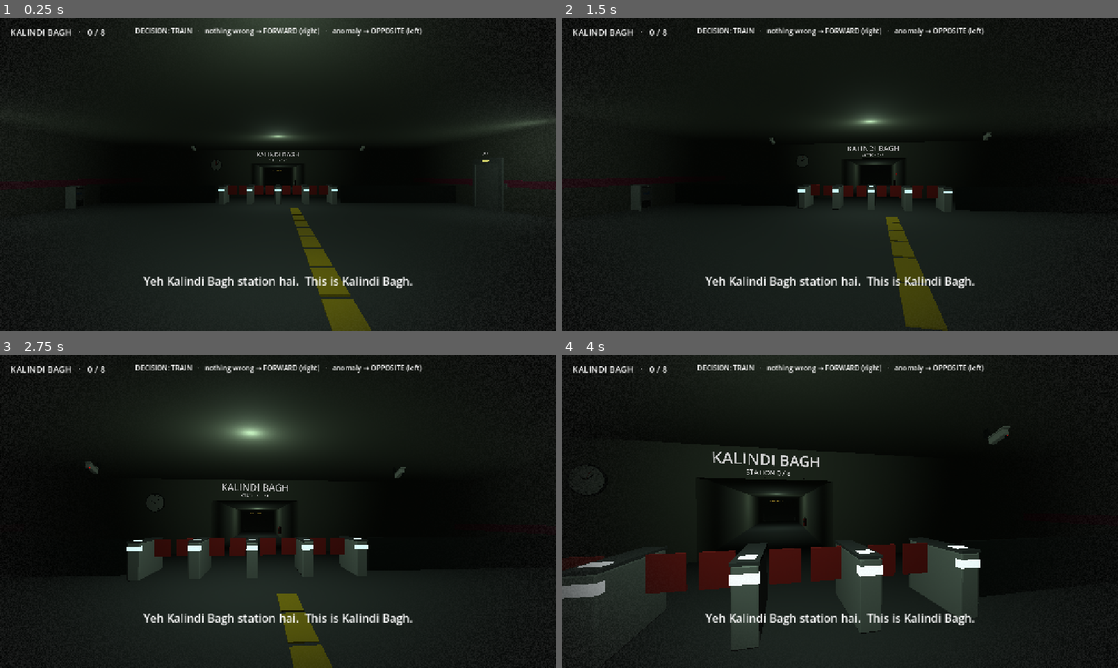
Above: before the commit, frames 1-4 (two rows, left to right).
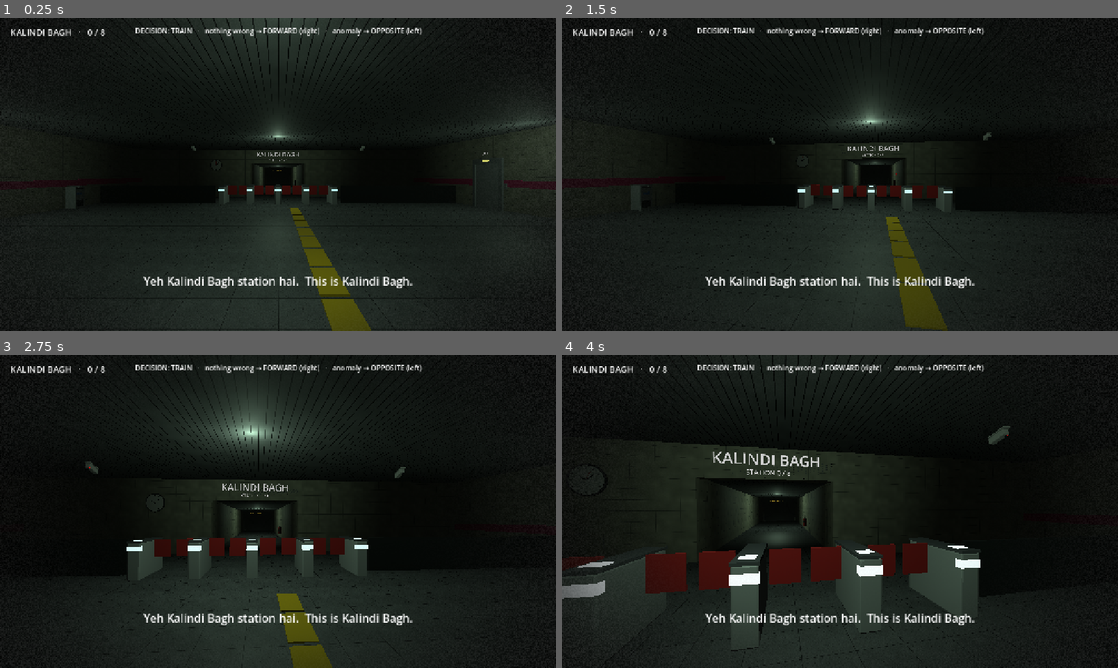
Above: after the commit, the same moments.

Repository: rohanchoudhary5210/Platform-8
Game: Godot game, scene res://game/scenes/gameplay/Game.tscn
Two runs of this game, one before a commit and one after it. Both use one fixed random seed, a clock stepped at 60 frames per second and the inputs below. This scene is started directly instead of the project's main scene.
Inputs (mouse positions are in pixels of both pictures, inside the frame that each line leads up to):
- Up to frame 1 (0.25 s): no input
- Up to frame 2 (1.5 s): tap Enter (ui_accept) at 0.5, 0.77, 1.07 s; move the mouse to (867, 174) at 0.52 s; hold W from 0.53 s (still down); move the mouse to (812, 174) at 1.27 s
- Up to frame 3 (2.75 s): keep holding W; tap Enter (ui_accept) at 1.52, 1.82 s; move the mouse to (289, 505) at 2.02 s
- Up to frame 4 (4 s): keep holding W; move the mouse to (834, 517) at 2.77 s; tap Enter (ui_accept) at 3.02, 3.32, 3.77 s; move the mouse to (878, 514) at 3.52 s

The runs differ from the first frame. In frame 1, 0.9% of the frame differs, in the area x 29-100%, y 0-74%; in frame 2, 0.2%; in frame 3, 0.5%; in frame 4, 0.5%.

Commit message:
Tiled station surfaces and train models from Blender
- art/build_textures.py generates tileable wall, floor, ceiling and
  concrete textures; Station maps them world-space (triplanar) so every
  greybox surface is tiled without new geometry
- Rails in the track pits
- art/build_props.py adds a 20 m coach exterior (doors lined up with
  the platform door, line-colour stripe tinted per station) and a
  coach interior with long benches, poles and grab rails for the ride

Diff:
--- a/game/scripts/platform8/Station.gd
+++ b/game/scripts/platform8/Station.gd
@@ -12,6 +12,8 @@
 const WALL := Color(0.5, 0.5, 0.46)
 const FLOOR := Color(0.32, 0.32, 0.34)
 const DARK := Color(0.12, 0.12, 0.13)
+const CEILING := Color(0.45, 0.45, 0.44)
+const CONCRETE := Color(0.2, 0.2, 0.2)
 const STEEL := Color(0.7, 0.72, 0.75)
 const YELLOW := Color(0.85, 0.7, 0.1)
 const LIGHT_COLOUR := Color(0.82, 1.0, 0.86)  # tired fluorescent tubes
@@ -21,6 +23,14 @@
 const GATE_OPEN_DISTANCE := 2.0
 const FLICKER_LIGHT := "L5"  # the tube over the train doors
 const MODELS := "res://game/assets/models/%s.gltf"  # built by art/build_props.py
+## Tiled surfaces (art/build_textures.py): colour -> [texture, tint]. Each texture covers 1.2 m, mapped world-space.
+const SURFACES := {
+	WALL: ["wall_tile", Color(0.8, 0.8, 0.76)],
+	FLOOR: ["floor_tile", Color(0.75, 0.75, 0.75)],
+	CEILING: ["ceiling", Color(0.7, 0.7, 0.7)],
+	CONCRETE: ["concrete", Color(0.8, 0.8, 0.8)],
+}
+const TILE_METRES := 1.2
 
 var spawn: Marker3D
 var props: Node3D
@@ -38,6 +48,7 @@
 var _esc_offset := 0.0
 var _player: Node3D
 var _second_hand: Node3D
+var _surface_mats := {}
 
 func _ready() -> void:
 	props = _node("Props", self)
@@ -131,7 +142,7 @@
 func _build_concourse() -> void:
 	var g := _node("Concourse", self)
 	_box(g, Vector3(20, 0.5, 20), Vector3(0, -0.25, -10), FLOOR)
-	_box(g, Vector3(20, 0.5, 20), Vector3(0, 3.65, -10), WALL)
+	_box(g, Vector3(20, 0.5, 20), Vector3(0, 3.65, -10), CEILING)
 	_box(g, Vector3(0.5, 4.5, 20), Vector3(-10.25, 2, -10), WALL)
 	_box(g, Vector3(0.5, 4.5, 20), Vector3(10.25, 2, -10), WALL)
 	# Back wall with the exit gap behind the spawn.
@@ -168,7 +179,7 @@
 func _build_passage() -> void:
 	var g := _node("Passage", self)
 	_box(g, Vector3(4, 0.5, 20), Vector3(0, -0.25, -30), FLOOR)
-	_box(props, Vector3(4, 0.5, 20), Vector3(0, 2.75, -30), WALL).name = "PassageCeiling"
+	_box(props, Vector3(4, 0.5, 20), Vector3(0, 2.75, -30), CEILING).name = "PassageCeiling"
 	_box(g, Vector3(0.5, 3.5, 20), Vector3(-2.25, 1.5, -30), WALL)
 	_box(g, Vector3(0.5, 3.5, 20), Vector3(2.25, 1.5, -30), WALL)
 
@@ -177,7 +188,7 @@
 	var tilt := _esc_tilt()
 	var mid := Vector3(0, -ESC_DROP / 2.0, -40 - ESC_RUN / 2.0)
 	_box(g, Vector3(4, 0.5, _esc_length()), mid + Vector3(0, -0.25, 0), Color(0.45, 0.45, 0.47)).rotation.x = tilt
-	_box(g, Vector3(4, 0.5, _esc_length()), mid + Vector3(0, 3.0, 0), WALL).rotation.x = tilt
+	_box(g, Vector3(4, 0.5, _esc_length()), mid + Vector3(0, 3.0, 0), CEILING).rotation.x = tilt
 	for x in [-2.25, 2.25]:
 		_box(g, Vector3(0.5, 4.5, _esc_length()), mid + Vector3(x, 1.75, 0), WALL).rotation.x = tilt
 	_box(g, Vector3(6, 3.5, 0.5), Vector3(0, 4.25, -40.25), WALL)  # seals passage/escalator ceiling seam
@@ -186,7 +197,7 @@
 	var g := _node("Platform", self)
 	var y := -ESC_DROP
 	_box(g, Vector3(8, 0.5, 50), Vector3(0, y - 0.25, -85), FLOOR)
-	_box(g, Vector3(20, 0.5, 50), Vector3(0, y + 3.75, -85), WALL)
+	_box(g, Vector3(20, 0.5, 50), Vector3(0, y + 3.75, -85), CEILING)
 	_box(g, Vector3(20, 6, 0.5), Vector3(0, y + 2, -110.25), WALL)
 	_box(g, Vector3(8, 6, 0.5), Vector3(-6, y + 2, -59.75), WALL)
 	_box(g, Vector3(8, 6, 0.5), Vector3(6, y + 2, -59.75), WALL)
@@ -194,7 +205,9 @@
 	for z in [-95.0, -104.0]:
 		_model("bench", g, "Bench", Vector3(0, y, z), PI / 2, Vector3(0.45, 0.8, 1.7))
 	for side in [-1, 1]:
-		_box(g, Vector3(6, 0.5, 50), Vector3(side * 7, y - 1.75, -85), DARK)
+		_box(g, Vector3(6, 0.5, 50), Vector3(side * 7, y - 1.75, -85), CONCRETE)
+		for rail in [-0.75, 0.75]:
+			_box(g, Vector3(0.08, 0.35, 50), Vector3(side * 7 + rail, y - 1.325, -85), STEEL, false)  # top at coach wheel level
 		_box(g, Vector3(0.5, 7, 50), Vector3(side * 10.25, y + 1.5, -85), WALL)
 		var stripe := _box(g, Vector3(0.05, 0.4, 50), Vector3(side * 9.98, y + 2.5, -85), Color.WHITE, false)
 		stripe.material = _line_mat
@@ -203,8 +216,12 @@
 		_box(g, Vector3(0.2, 2.2, 23), Vector3(side * 4.1, y + 1.1, -98.5), STEEL)
 		_door_fill.append(_box(g, Vector3(0.12, 2.2, 4), Vector3(side * 4.1, y + 1.1, -85), Color(0.55, 0.6, 0.65)))
 		_box(g, Vector3(1.4, 0.5, 4), Vector3(side * 4.8, y - 0.25, -85), FLOOR)
-		# Train body (visual only; the choice fires as soon as you step through the door).
-		_box(g, Vector3(3, 3.6, 40), Vector3(side * 7, y + 0.6, -85), Color(0.78, 0.8, 0.83), false)
+		# Two coaches (visual only; the choice fires as soon as you step through the door).
+		# Coach origin is rail top, floor 1.15 m above it = platform level; a coach door lines up with z = -85.
+		for z in [-77.5, -97.8]:
+			var coach := _model("train_coach", g, "Coach", Vector3(side * 7, y - 1.15, z))
+			for band in coach.find_children("Stripe*", "MeshInstance3D", true, false):
+				band.material_override = _line_mat
 		for z in [-70.0, -100.0]:
 			var pillar := _model("pillar", g, "Pillar", Vector3(side * 2.6, y, z), 0.0, Vector3(0.7, 3.4, 0.7))
 			pillar.scale.y = 3.5 / 3.4  # platform ceiling is a touch higher than the concourse
@@ -312,10 +329,10 @@
 		s.rotation.x = _esc_tilt()
 
 	var boards := _node("TrainBoards", props)
-	var fwd := _label(boards, "", Vector3(5.47, -8.9, -85), -PI / 2, 40)
+	var fwd := _label(boards, "", Vector3(5.47, -8.3, -85), -PI / 2, 40)
 	fwd.name = "Forward"
 	fwd.modulate = Color(1.0, 0.55, 0.1)
-	var opp := _label(boards, "TERMINUS  ◀", Vector3(-5.47, -8.9, -85), PI / 2, 40)
+	var opp := _label(boards, "TERMINUS  ◀", Vector3(-5.47, -8.3, -85), PI / 2, 40)
 	opp.name = "Opposite"
 	opp.modulate = Color(1.0, 0.55, 0.1)
 
@@ -418,9 +435,24 @@
 	return node
 
 func _mat(c: Color) -> StandardMaterial3D:
+	if SURFACES.has(c):
+		return _surface(c)
 	var m := StandardMaterial3D.new()
 	m.albedo_color = c
 	return m
+
+## One shared, world-space tiled material per surface type, so walls line up across separate boxes.
+func _surface(c: Color) -> StandardMaterial3D:
+	if not _surface_mats.has(c):
+		var m := StandardMaterial3D.new()
+		m.albedo_texture = load("res://game/assets/textures/%s.png" % SURFACES[c][0])
+		m.albedo_color = SURFACES[c][1]
+		m.uv1_triplanar = true
+		m.uv1_world_triplanar = true
+		m.uv1_scale = Vector3.ONE / TILE_METRES
+		m.roughness = 0.6 if c == FLOOR else 0.85
+		_surface_mats[c] = m
+	return _surface_mats[c]
 
 func _box(parent: Node, size: Vector3, pos: Vector3, c: Color, collide := true) -> CSGBox3D:
 	var b := CSGBox3D.new()
--- a/game/scripts/platform8/TrainInterior.gd
+++ b/game/scripts/platform8/TrainInterior.gd
@@ -13,17 +13,10 @@
 var _tunnel_lights: Array[Node3D] = []
 
 func _ready() -> void:
-	var floor_c := Color(0.3, 0.3, 0.32)
-	var wall := Color(0.85, 0.86, 0.88)
-	_box(Vector3(3, 0.2, 16), Vector3(0, -0.1, 0), floor_c)
-	_box(Vector3(3, 0.2, 16), Vector3(0, 2.5, 0), wall)
+	# Coach model from art/build_props.py: window band at y 1.0–1.8, long benches, poles.
+	add_child(load("res://game/assets/models/coach_interior.gltf").instantiate())
 	for x in [-1.5, 1.5]:
-		_box(Vector3(0.1, 1.0, 16), Vector3(x, 0.5, 0), wall)   # below window
-		_box(Vector3(0.1, 0.6, 16), Vector3(x, 2.1, 0), wall)   # above window
-		_box(Vector3(0.5, 0.45, 12), Vector3(x * 0.8, 0.22, 0), Color(0.25, 0.35, 0.6))  # bench
 		_box(Vector3(0.2, 3.2, 40), Vector3(x * 2.4, 1.2, 0), Color(0.05, 0.05, 0.05))  # tunnel wall
-	for z in [-8.0, 8.0]:
-		_box(Vector3(3, 2.6, 0.1), Vector3(0, 1.2, z), wall)
 
 	var lamp := OmniLight3D.new()
 	lamp.position = Vector3(0, 2.2, 0)
--- a/game/tests/tools/shots.gd
+++ b/game/tests/tools/shots.gd
@@ -13,7 +13,7 @@
 		"escalator": [Vector3(0, 1, -38), 0.0], "platform": [Vector3(0, -9, -62), 0.0],
 		"doors": [Vector3(0, -9, -85), -PI / 2],
 		"right_wall": [Vector3(4, 1, -11), -PI / 2], "front_wall": [Vector3(-3, 1, -10), 0.0],
-		"esc_bottom": [Vector3(0, -9, -57), PI],
+		"esc_bottom": [Vector3(0, -9, -57), PI], "platform_side": [Vector3(3.0, -8.4, -63), -0.35],
 	}
 	for k in views:
 		game.player.place(Transform3D(Basis(Vector3.UP, views[k][1]), views[k][0]))
Binary file changed: art/preview.png
Binary file changed: game/assets/models/bench.bin
Binary file added: game/assets/models/coach_interior.bin
Not shown, added: game/assets/models/coach_interior.gltf
Not shown, added: game/assets/models/coach_interior.gltf.import
Binary file changed: game/assets/models/dustbin.bin
Binary file changed: game/assets/models/fire_extinguisher.bin
Binary file added: game/assets/models/train_coach.bin
Not shown, added: game/assets/models/train_coach.gltf
Not shown, added: game/assets/models/train_coach.gltf.import
Binary file changed: game/assets/models/water_cooler.bin
Binary file added: game/assets/textures/ceiling.png
(and 8 more such lines)
